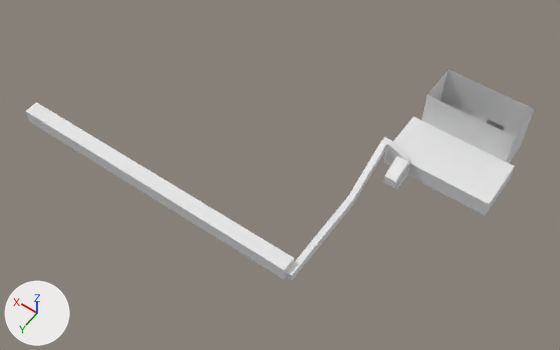
The glTF model assets/maps/map.glb, before and after one commit.
One viewpoint serves both versions: a 50 mm lens placed at (-46.5, 180.7, 194.1), pointed at (44.4, 53.4, -5.9). The lights are fixed; the arrows at lower left show +X, +Y and +Z. The first picture is the older version. Vertices at exactly the same position are counted once.

Names of what the first picture shows: 'map', 'map.001', 'map.002', 'map.003', 'map.004', 'map.005', 'map.006', 'map.007', 'map.008', 'map.009', 'map.010', 'map.011', 'map.012', 'map.013', 'map.014', 'map.015', 'map.016', 'map.017', 'map.018', 'map.019'.
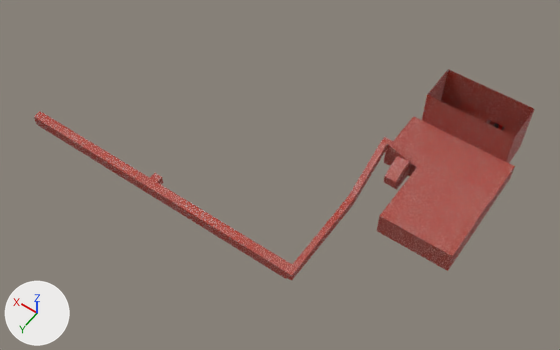
The change in detail:
Picture 'brick' (img_brick) is new.
Picture 'checkmate' (img_checkmate) is new.
Picture 'pavement' (img_pavement) is new.
Material 'brick.png' (mat_brick_png) is new.
Uses the picture img_brick.
Material 'checkmate.png' (mat_checkmate_png) is new.
Uses the picture img_checkmate.
Material 'pavement.png' (mat_pavement_png) is new.
Uses the picture img_pavement.
me_cube is used by ob_map; location (0.0, 0.0, 0.0).
me_cube had 950 vertices, 1681 faces and spanned x -18.0..48.0, y -10.0..87.0, z -2.0..17.0.
me_cube now has 1157 vertices, 2111 faces and spans x -18.0..122.0, y -10.0..86.0, z -2.0..17.0.
me_cube part 1: 58 vertices removed from x 19.0..48.0, y 82.0..87.0, z -1.0..4.3; 242 vertices added at x 19.0..122.0, y 80.0..86.0, z -2.0..2.0.
me_cube part 2: 7 vertices removed from x -2.0..2.0, y 33.0, z -1.0..5.0; 30 vertices added at x -18.0..6.0, y 33.0..57.0, z -1.0..7.0.
me_cube part 3: 1418 faces spanning x -18.0..19.0, y -10.0..86.0, z -2.0..17.0 switch from mat_anvil_unassigned to mat_brick_png.
me_cube part 4: 96 faces spanning x -8.0..1.0, y -10.0..1.0, z -2.0..0.0 switch from mat_anvil_unassigned to mat_pavement_png.
me_cube gains material mat_checkmate_png.
Object 'map.001' (ob_map_001) is deleted.
Object 'map.002' (ob_map_002) is deleted.
Object 'map.003' (ob_map_003) is deleted.
Object 'map.004' (ob_map_004) is deleted.
Object 'map.005' (ob_map_005) is deleted.
Object 'map.006' (ob_map_006) is deleted.
Object 'map.007' (ob_map_007) is deleted.
Object 'map.008' (ob_map_008) is deleted.
Object 'map.009' (ob_map_009) is deleted.
Object 'map.010' (ob_map_010) is deleted.
Object 'map.011' (ob_map_011) is deleted.
Object 'map.012' (ob_map_012) is deleted.
Object 'map.013' (ob_map_013) is deleted.
Object 'map.014' (ob_map_014) is deleted.
Object 'map.015' (ob_map_015) is deleted.
Object 'map.016' (ob_map_016) is deleted.
Object 'map.017' (ob_map_017) is deleted.
Object 'map.018' (ob_map_018) is deleted.
Object 'map.019' (ob_map_019) is deleted.

Changed parts and their boxes (x1, y1, x2, y2) in the pictures (560 x 350 px):
'map', reshaped (51% wider)
    before: (204, 69, 534, 281)
    after: (34, 69, 534, 281)
'map.001', deleted
    before: (183, 198, 204, 224)
'map.002', deleted
    before: (194, 204, 214, 231)
'map.003', deleted
    before: (173, 192, 194, 218)
'map.004', deleted
    before: (163, 186, 184, 212)
'map.005', deleted
    before: (153, 180, 174, 206)
'map.007', deleted
    before: (134, 167, 154, 194)
'map.006', deleted
    before: (144, 173, 164, 199)
'map.008', deleted
    before: (124, 162, 144, 188)
'map.009', deleted
    before: (115, 156, 135, 182)
'map.010', deleted
    before: (105, 150, 125, 176)
'map.011', deleted
    before: (96, 145, 116, 170)
'map.012', deleted
    before: (87, 139, 107, 165)
'map.013', deleted
    before: (78, 134, 97, 159)
'map.014', deleted
    before: (69, 129, 88, 153)
'map.015', deleted
    before: (60, 123, 80, 148)
'map.016', deleted
    before: (51, 118, 70, 142)
'map.017', deleted
    before: (43, 113, 62, 137)
'map.018', deleted
    before: (34, 108, 54, 132)
'map.019', deleted
    before: (26, 102, 45, 127)
part 1 of me_cube, cut back
    before: (204, 198, 347, 279)
    after: (34, 111, 347, 281)
part 2 of me_cube, built on
    before: (408, 158, 464, 200)
    after: (377, 158, 490, 271)
part 3 of me_cube, recoloured (white to brown)
    both: (292, 69, 534, 280)
part 4 of me_cube, recoloured
    both: (494, 123, 504, 131)
